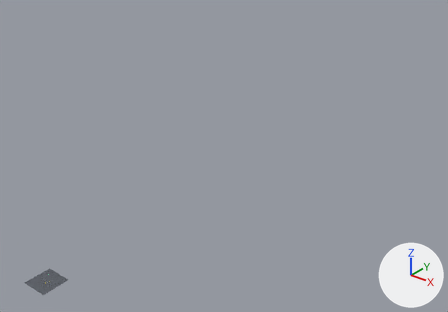
Renders of the Blender file PickLine/twin/PickLine_Twin.blend from each side of a commit.
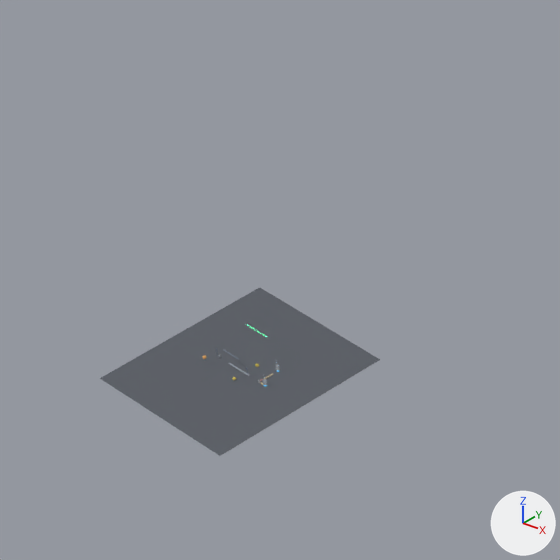
Each version is shown whole from a 50 mm camera at (178.3, -109.0, 149.0) aimed at (51.0, 50.1, 50.4), then close up on the part from 2% to 22% of the width and 71% to 100% of the height. Arrows for +X, +Y and +Z are at lower right; the lights stay in place. The last two pictures show the newer version.

Names of what the first close-up shows: 'Floor'.
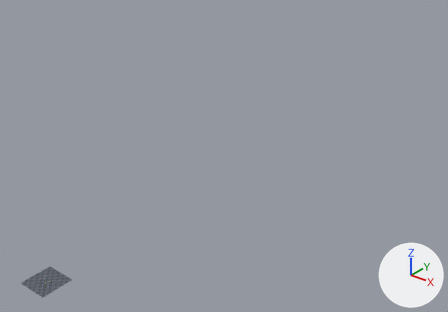
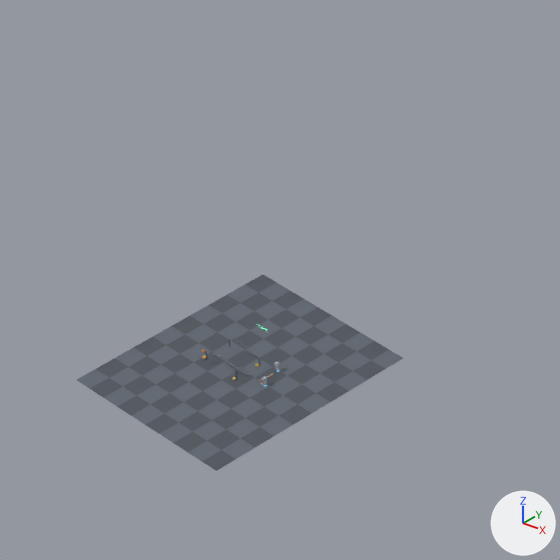
Location of each change, (x1, y1, x2, y2) in pixels of the close-ups (560 x 560 px):
'Floor', reshaped (16% wider, 16% taller): before (100, 287, 380, 456); after (77, 274, 403, 471)

Diff of the bpy script that builds the scene:
```diff
--- a/PickLine/twin/PickLine_Twin.blend.py
+++ b/PickLine/twin/PickLine_Twin.blend.py
@@ me_plane @@
 # used by ob_floor; location = (2.0, 1.1, 0.0)
-me_plane.from_pydata(...)  # 4 vertices, 1 face; spans x -6.0..6.0, y -6.0..6.0, z 0.0
-me_plane.vertices[0].co = (-6.0, -6.0, 0.0)  # pixel (99, 378)
-me_plane.vertices[1].co = (6.0, -6.0, 0.0)  # pixel (219, 455)
-me_plane.vertices[2].co = (-6.0, 6.0, 0.0)  # pixel (259, 287)
-me_plane.vertices[3].co = (6.0, 6.0, 0.0)  # pixel (380, 359)
+me_plane.from_pydata(...)  # 4 vertices, 1 face; spans x -7.0..7.0, y -7.0..7.0, z 0.0
+# me_plane part 1
+me_plane.vertices[0].co = (-7.0, -7.0, 0.0)  # pixel (76, 379)
+me_plane.vertices[1].co = (7.0, -7.0, 0.0)  # pixel (216, 471)
+me_plane.vertices[2].co = (-7.0, 7.0, 0.0)  # pixel (262, 274)
+me_plane.vertices[3].co = (7.0, 7.0, 0.0)  # pixel (403, 358)
 me_plane.materials.append(mat_floor)
```
